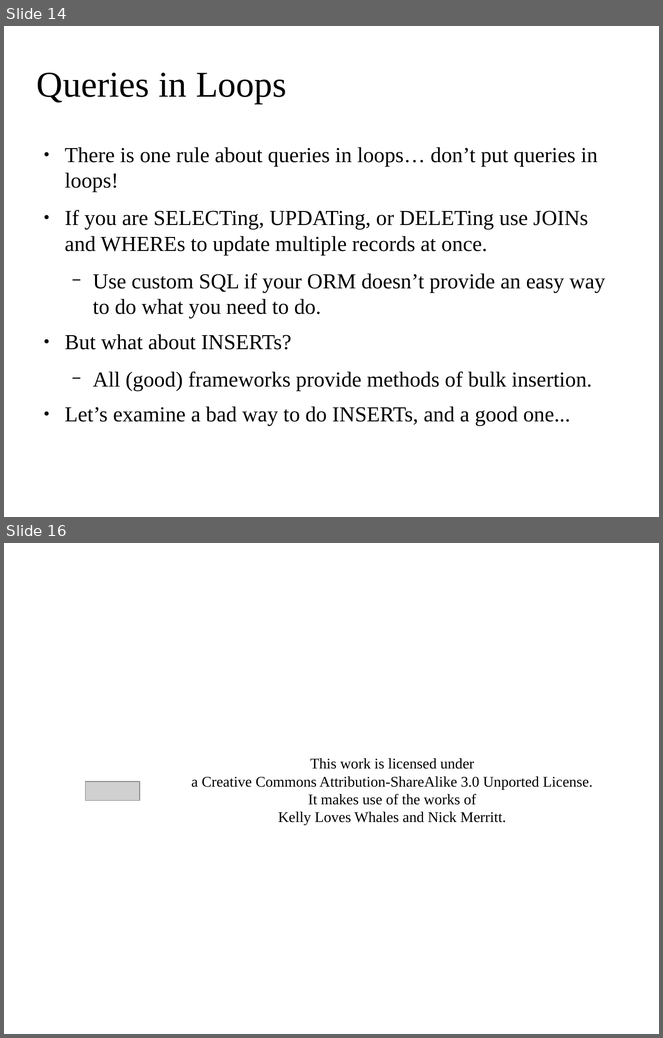
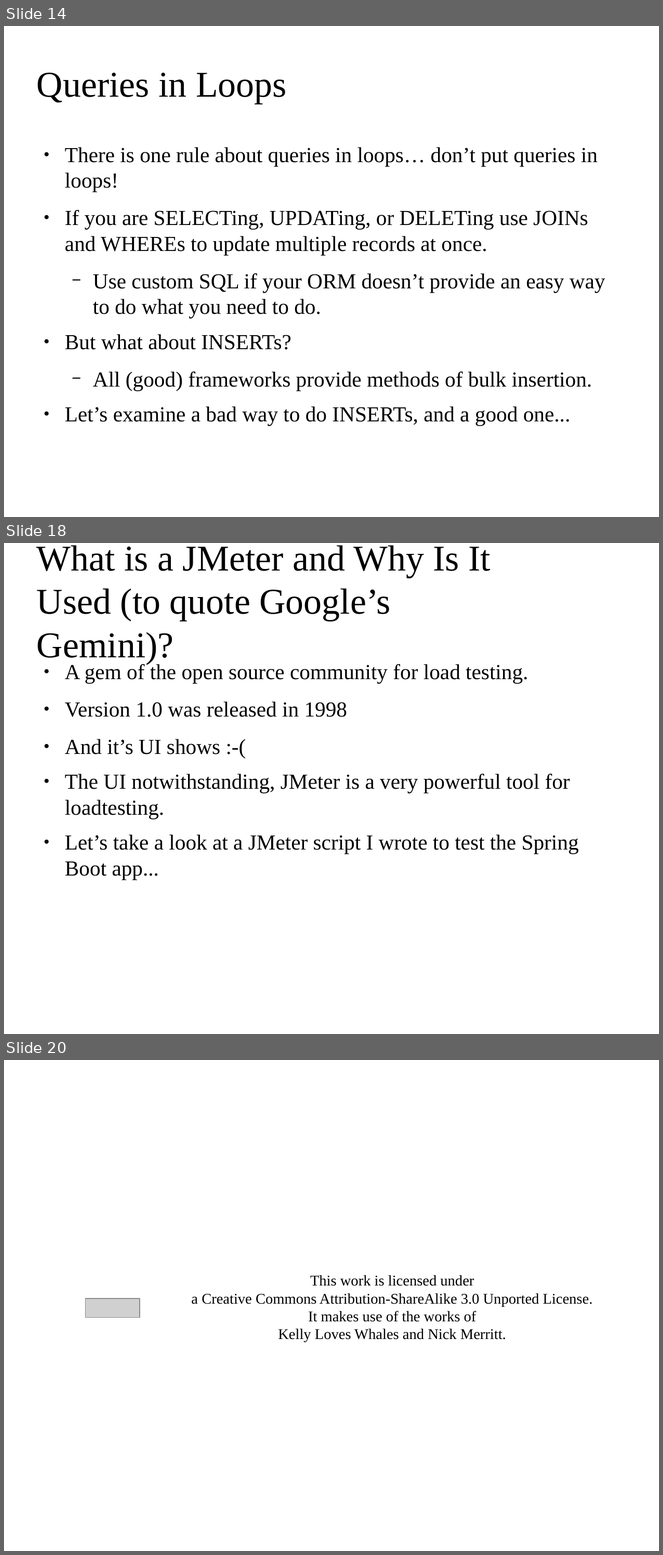
Before and after one commit to aaronFranssell/performance-tuning-and-jmeter, a slide deck: presentation.odp. Shown one above the other, each under a label of ours: slides 14 and 16 before the commit, slides 14, 18 and 20 after it; the slides between them are not shown. The pictures are 663x1038 and 663x1555 pixels, drawn with LibreOffice and Linux fonts; fonts in the diff are those of the drawing; grey boxes stand for pictures; background and template pictures are left out. Boxes give left, top, right and bottom in pixels: in the first picture for what was removed or moved away, otherwise in the second. Text is boxed around its words. In the diff, an @@ line names an element or a change of style, - is before the commit and + after.

Commit message:
Add Jmeter test + test data

```diff
--- a/presentation.odp
+++ b/presentation.odp
@@ slide 18 added at [4,543,659,1034], background picture (left out) @@
@@ title added at [37,545,491,664], 44 pt, text #000000 @@
+What is a JMeter and Why Is It Used (to quote Google’s Gemini)?
@@ text added at [65,663,579,880], 26 pt, text #000000 @@
+● A gem of the open source community for load testing.
+● Version 1.0 was released in 1998
+● And it’s UI shows :-(
+● The UI notwithstanding, JMeter is a very powerful tool for loadtesting.
+● Let’s take a look at a JMeter script I wrote to test the Spring Boot app...
@@ what was slide 16 is now slide 20 @@
```
Also in this commit, not shown: 1 slide changed, 3 other slides added, 2 other files.
